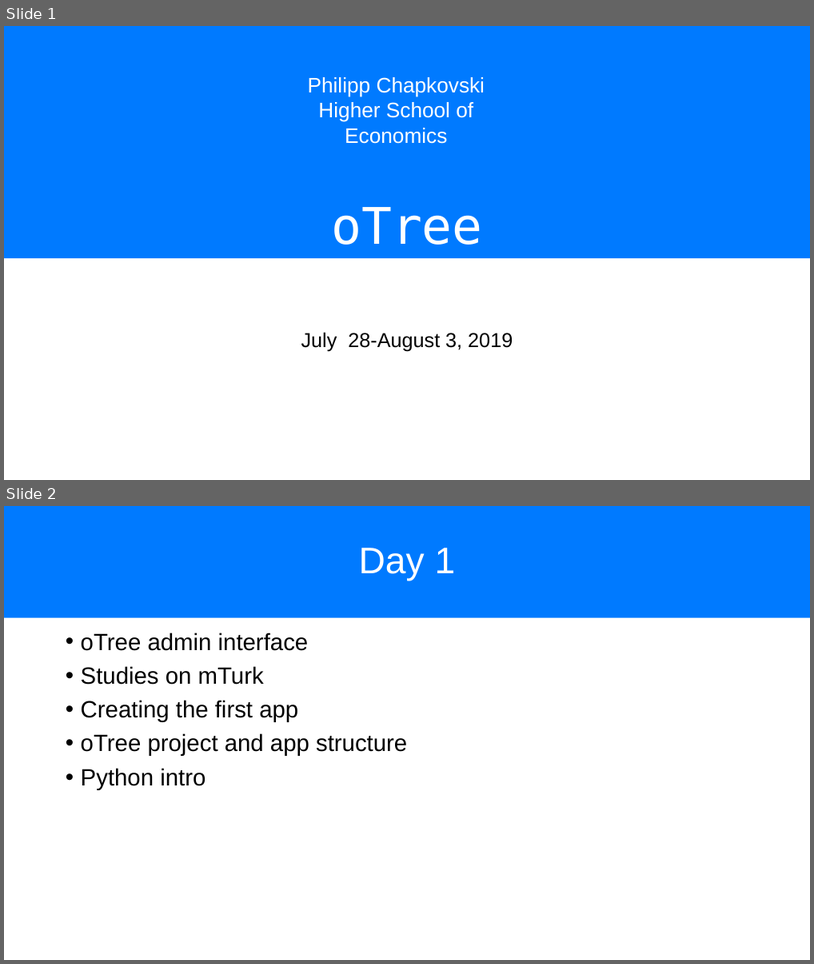
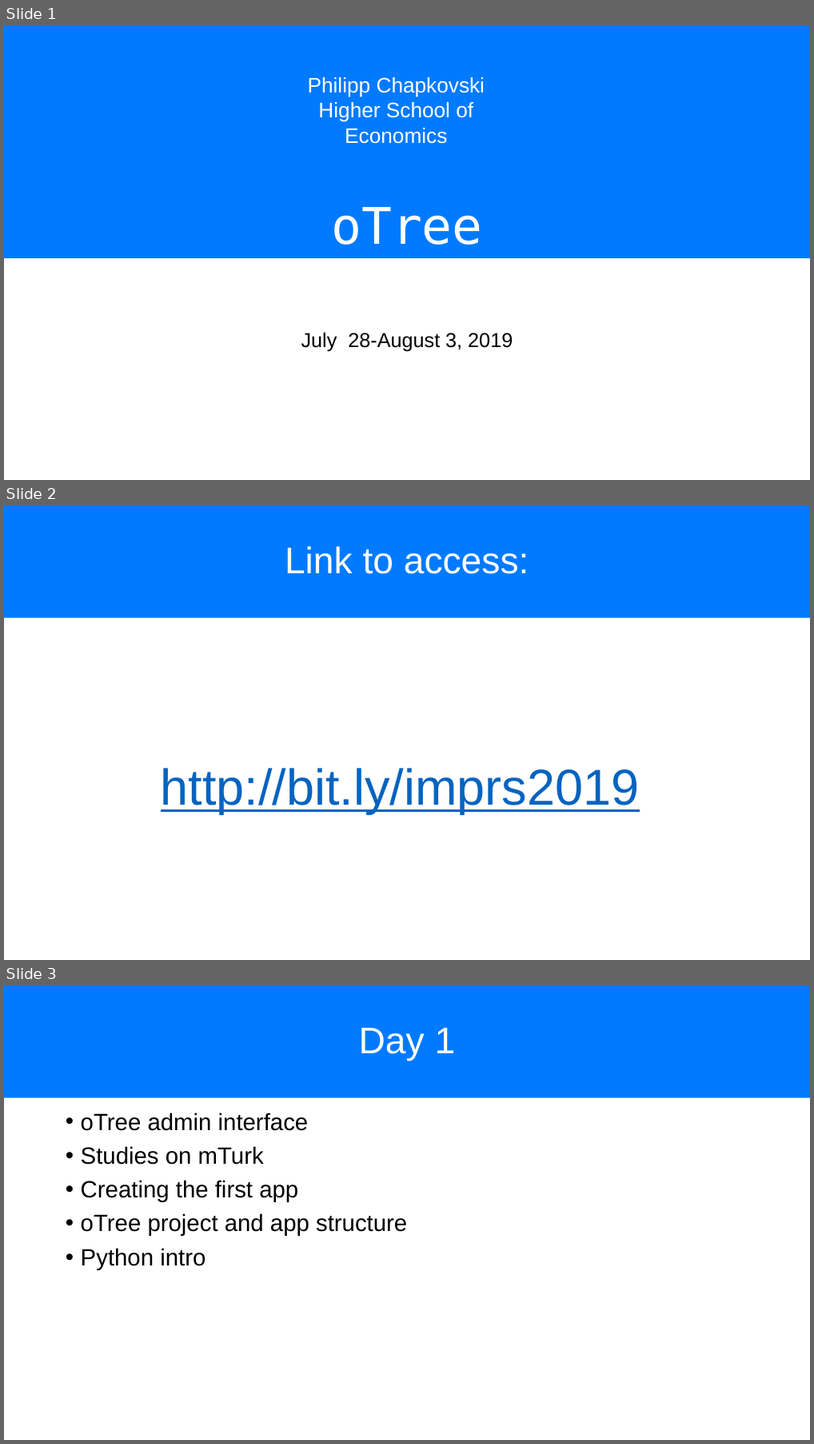
Before and after one commit to chapkovski/uncertainty-summer-school, a slide deck: presentations/frankfurt_july_2019 day1.pptx. Shown one above the other, each under a label of ours: slides 1 and 2 before the commit, slides 1, 2 and 3 after it. The pictures are 814x964 and 814x1444 pixels, drawn with LibreOffice and Linux fonts; fonts in the diff are those of the drawing. Boxes give left, top, right and bottom in pixels: in the first picture for what was removed or moved away, otherwise in the second. Text is boxed around its words. In the diff, an @@ line names an element or a change of style, - is before the commit and + after.

```diff
--- a/presentations/frankfurt_july_2019 day1.pptx
+++ b/presentations/frankfurt_july_2019 day1.pptx
@@ slide 2 added at (x1=4, y1=506, x2=810, y2=960), background #FFFFFF @@
@@ title added at (x1=4, y1=506, x2=810, y2=618), fill #007AFF, 44 pt, text #FFFFFF @@
+Link to access:
@@ text added at (x1=161, y1=768, x2=639, y2=814), 60 pt, text #0563C1, underline @@
+http://bit.ly/imprs2019
@@ what was slide 2 is now slide 3 @@
```
Also in this commit, not shown: 2 other slides added, 1 other file.
